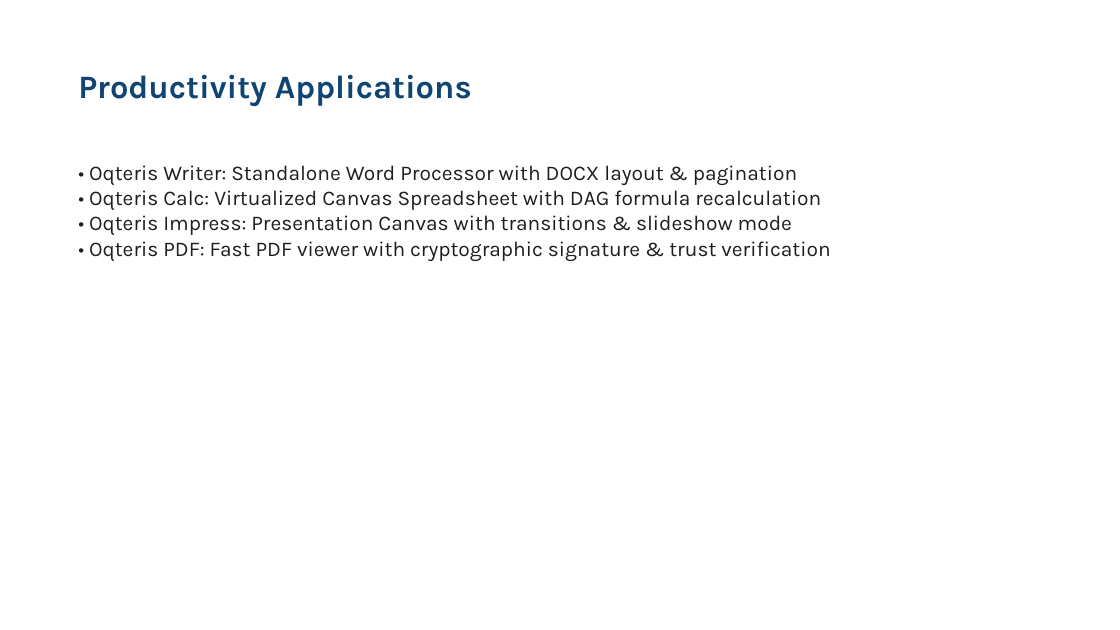
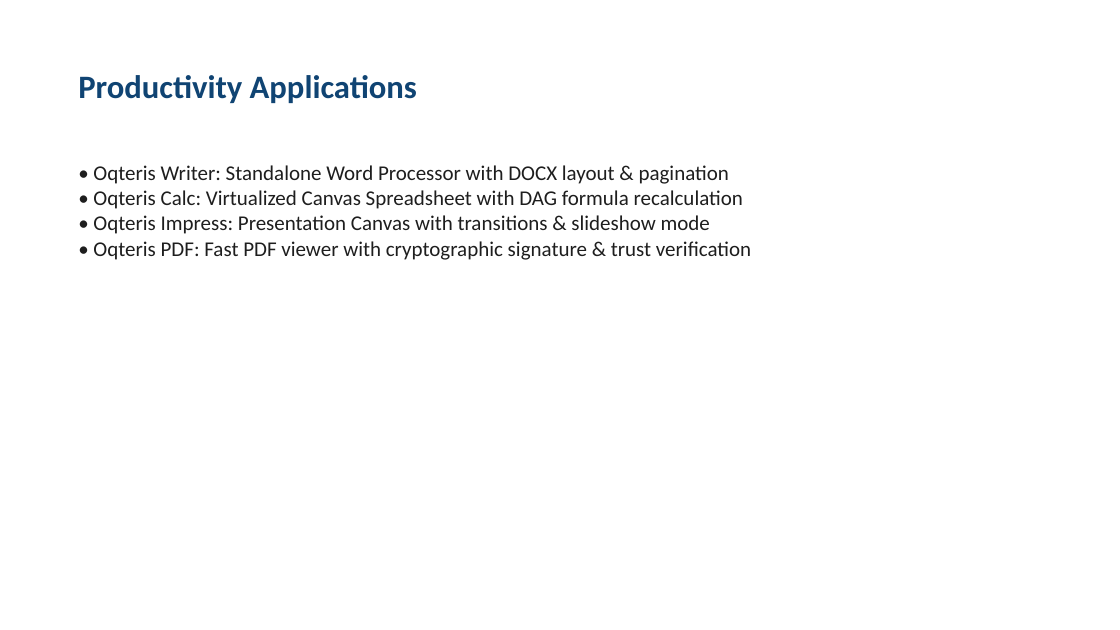
Before and after one commit to subhadip6869/Oqteris, a slide deck: slide 2 of samples/sample_presentation.pptx. Drawn at 1120x630 pixels with LibreOffice and Linux fonts; fonts in the diff are those of the drawing. Boxes give left, top, right and bottom in pixels: in the first picture for what was removed or moved away, otherwise in the second. Text is boxed around its words. In the diff, an @@ line names an element or a change of style, - is before the commit and + after.

```diff
--- a/samples/sample_presentation.pptx
+++ b/samples/sample_presentation.pptx
@@ text "Productivity Applications" at [78,75,417,103]: font Karla to Calibri @@
@@ text "• Oqteris Writer: Standalone Word ..." at [93,165,751,260]: font Karla to Calibri @@
```
Also in this commit, not shown: 2 other slides changed, 30 other files.
